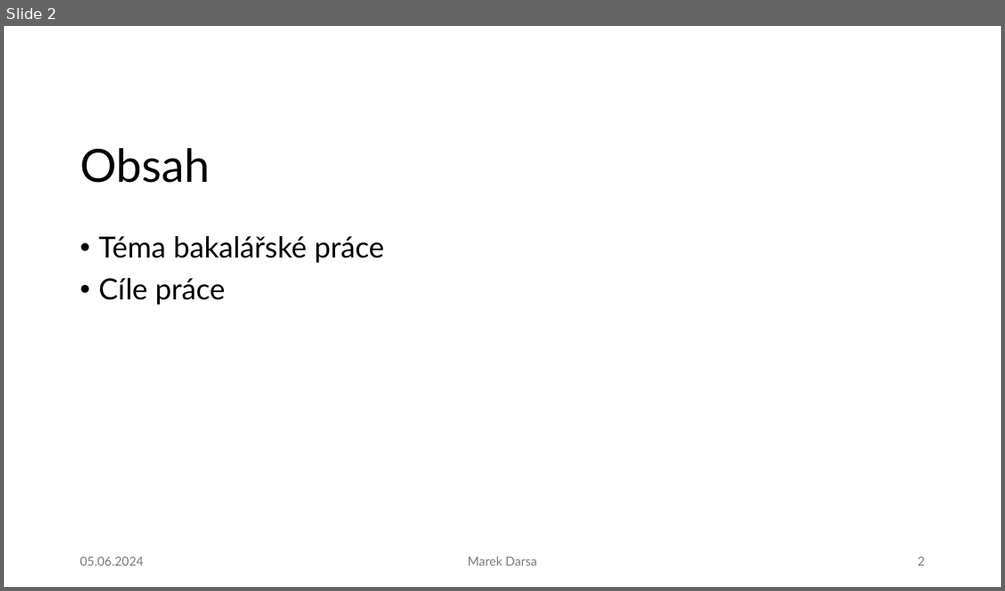
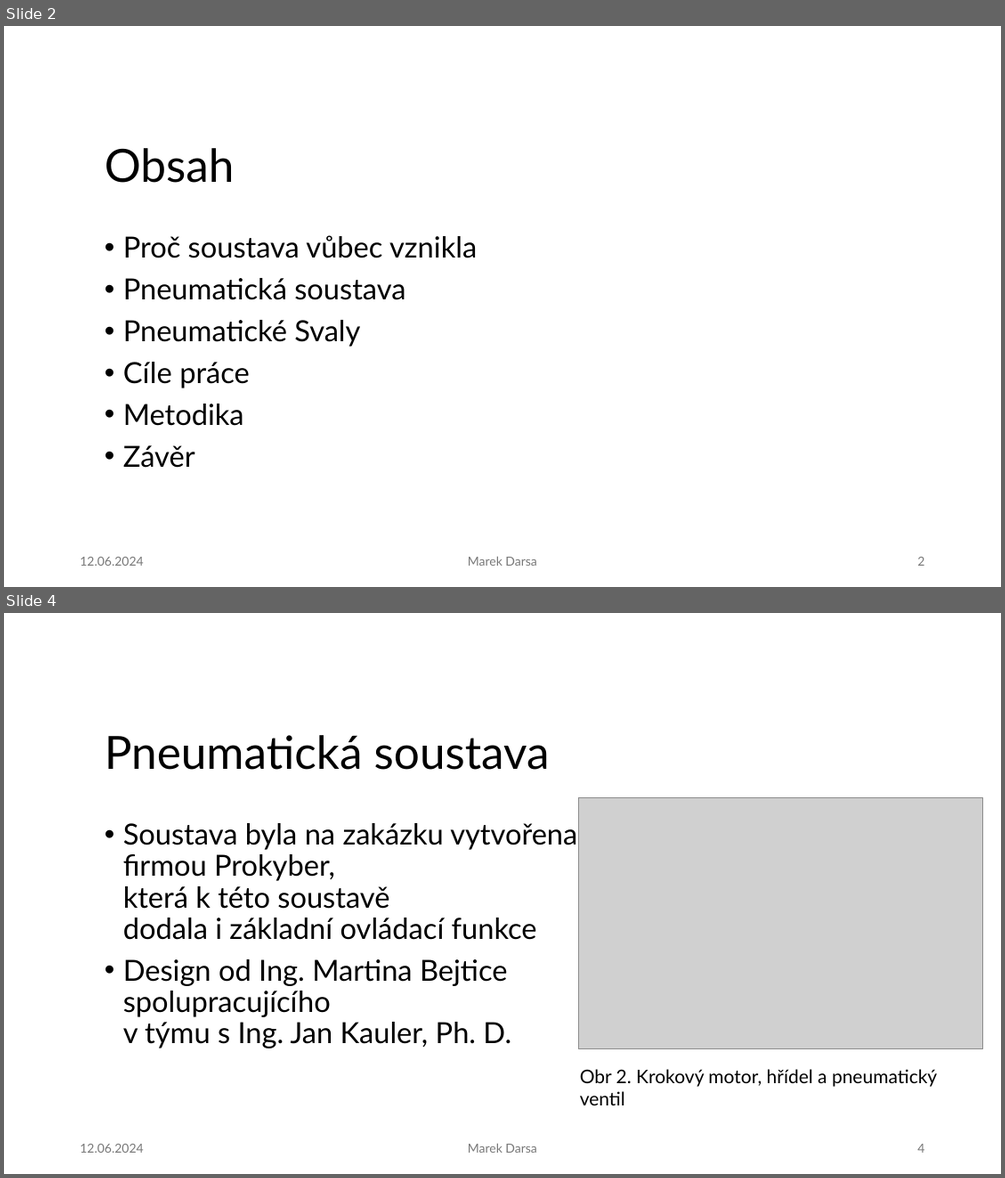
Before and after one commit to IronKnee22/Bakalarka, a slide deck: N_Obhajoba_darsamar.pptx. Shown one above the other, each under a label of ours: slide 2 before the commit, slides 2 and 4 after it; the slides between them are not shown. The pictures are 1005x591 and 1005x1178 pixels, drawn with LibreOffice and Linux fonts; fonts in the diff are those of the drawing; grey boxes stand for pictures; background and template pictures are left out. Boxes give left, top, right and bottom in pixels: in the first picture for what was removed or moved away, otherwise in the second. Text is boxed around its words. In the diff, an @@ line names an element or a change of style, - is before the commit and + after.

```diff
--- a/N_Obhajoba_darsamar.pptx
+++ b/N_Obhajoba_darsamar.pptx
@@ slide 4 added at (4, 613, 1001, 1174), background #FFFFFF @@
@@ title added at (105, 735, 550, 770), 44 pt, text #000000 @@
+Pneumatická soustava
@@ picture added at (578, 798, 983, 1050) @@
@@ text added at (123, 823, 577, 1048), 28 pt, text #000000 @@
+• Soustava byla na zakázku vytvořena
+  firmou Prokyber,
+  která k této soustavě
+  dodala i základní ovládací funkce
+• Design od Ing. Martina Bejtice
+  spolupracujícího
+  v týmu s Ing. Jan Kauler, Ph. D.
@@ text added at (580, 1069, 937, 1105), 18 pt, text #000000 @@
+Obr 2. Krokový motor, hřídel a pneumatický ventil
@@ text added at (80, 1143, 143, 1152), 12 pt, text #797979 @@
+12.06.2024
@@ text added at (468, 1143, 536, 1152), 12 pt, text #797979 @@
+Marek Darsa
@@ page number added at (917, 1143, 924, 1152), 12 pt, text #797979 @@
+4
@@ slide 2 changed as well @@
@@ title "Obsah": place and size @@
-title "Obsah" at (80, 148, 210, 183)
+title "Obsah" at (105, 148, 235, 183)
@@ text "Proč soustava vůbec vznikla": place and size @@
-text "Proč soustava vůbec vznikla" at (98, 236, 385, 305)
+text "Proč soustava vůbec vznikla" at (123, 235, 477, 467)
@@ text at (123, 235, 477, 346): text changed @@
-• Téma bakalářské práce
+• Proč soustava vůbec vznikla
+• Pneumatická soustava
+• Pneumatické Svaly
@@ text at (123, 403, 244, 467): paragraphs added @@
+• Metodika
+• Závěr
@@ text at (80, 556, 143, 565): text changed @@
-05.06.2024
+12.06.2024
```
Also in this commit, not shown: 1 other slide changed, 4 other slides added, 1 slide removed.
